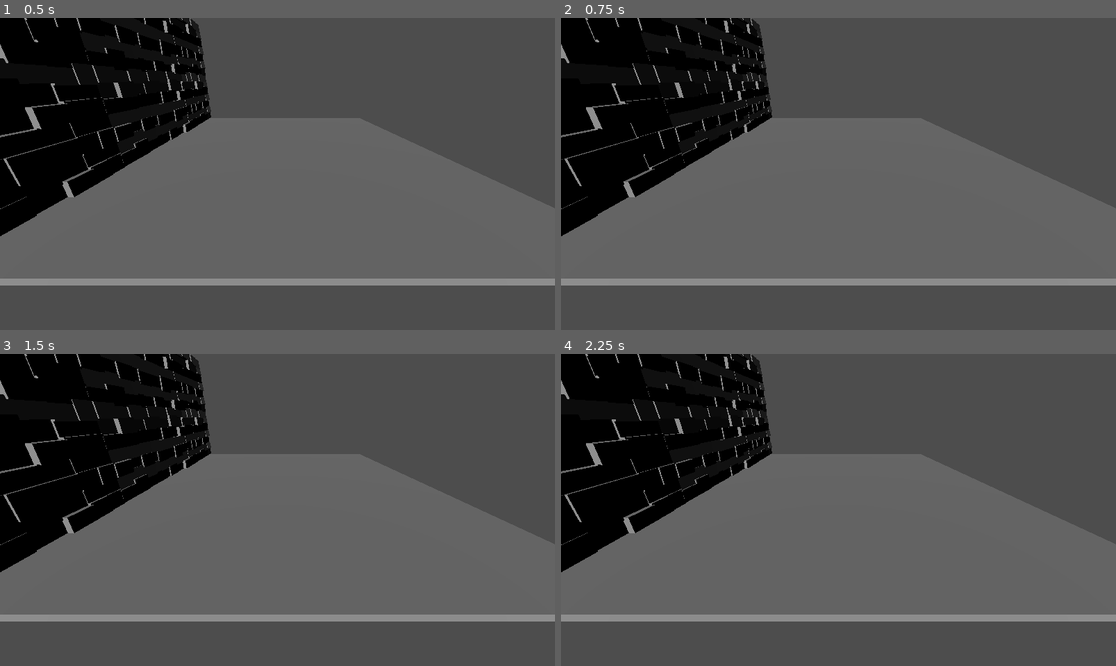
Above: before the commit, frames 1-4 (two rows, left to right).
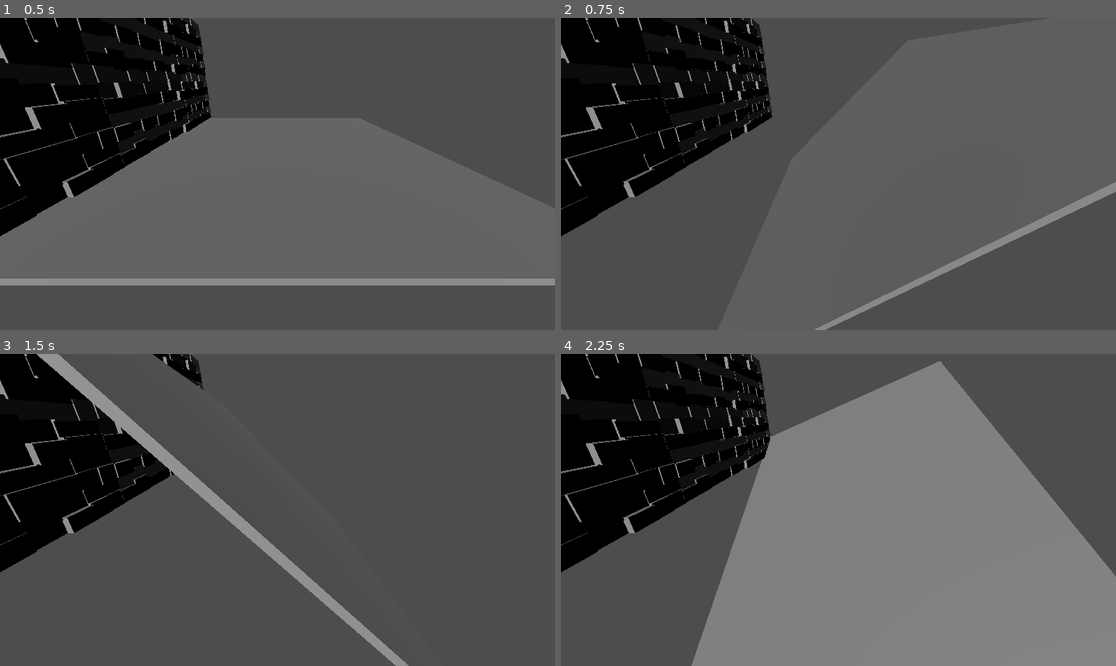
Above: after the commit, the same moments.

Repository: bam-squifi/gamejam-2025-bubbles
Game: Godot game, scene res://Leve_1.tscn
Same seed, same stepped clock (60 frames per second), same inputs: the game is played once before the commit and once after it.
Inputs (mouse positions are in pixels of both pictures, inside the frame that each line leads up to):
- Up to frame 1 (0.5 s): no input
- Up to frame 2 (0.75 s): tap Enter at 0.5 s; move the mouse to (960, 158) at 0.52 s; hold Right (plane_right) from 0.53 s (still down)
- Up to frame 3 (1.5 s): tap Space at 1.25 s; move the mouse to (166, 525) at 1.27 s; release Right (plane_right) at 1.28 s; hold Down (plane_down) from 1.28 s (still down)
- Up to frame 4 (2.25 s): tap Enter at 2 s; move the mouse to (894, 441) at 2.02 s; release Down (plane_down) at 2.03 s; hold Right (plane_right) from 2.03 s (still down)

Frame 1 is identical in both runs. In frame 2, 3.6% of the frame differs, in the area x 0-100%, y 32-100%; in frame 3, 11%; in frame 4, 50%, in the area x 0-100%, y 2-100%.

Commit message:
ich habe bewegung gebaut

Diff:
--- a/base_movement.gd
+++ b/base_movement.gd
@@ -1,18 +1,22 @@
-extends Node3D  # Ensure the base class is correct
+extends CSGBox3D  # Root node
 
-# Exported variables for tuning tilt parameters in the editor
-@export var tilt_speed: float = 2.0
-@export var max_tilt_angle: float = 45.0
+# Variables for rotation control
+@export var sensitivity: float = 0.2  # Sensitivity of mouse movement
+@export var max_tilt_angle: float = 45.0  # Maximum tilt angle in degrees
+# To track current tilt angles
+var tilt_x: float = 0.0
+var tilt_z: float = 0.0
 
-@onready var csg_box: CSGBox3D = $CSGBox3D
-@onready var plane_body: StaticBody3D = $StaticBody3D
+func _input(event: InputEvent):
+	if event is InputEventMouseMotion:
+		# Map mouse motion to tilt
+		tilt_x -= event.relative.y * sensitivity  # Mouse Y controls pitch (X-axis rotation)
+		tilt_z += event.relative.x * sensitivity  # Mouse X controls roll (Z-axis rotation)
 
-func _process(delta: float):
-	# Read input
-	#print("Key pressed" + Input.get_action_strength("plane_left"))
-	var tilt_x = Input.get_action_strength("plane_down") - Input.get_action_strength("plane_up")
-	var tilt_z = Input.get_action_strength("plane_right") - Input.get_action_strength("plane_left")
+		# Clamp tilt angles to the max tilt angle
+		tilt_x = clamp(tilt_x, -max_tilt_angle, max_tilt_angle)
+		tilt_z = clamp(tilt_z, -max_tilt_angle, max_tilt_angle)
 
-	# Calculate new tilt angles
-	var new_tilt_x = clamp(tilt_x * tilt_speed, -max_tilt_angle, max_tilt_angle)
-	var new_tilt_z = clamp(tilt_z * tilt_speed, -max_tilt_angle, max_tilt_angle)
+		# Apply rotation to the CSGBox3D
+		self.rotation_degrees.x = tilt_x
+		self.rotation_degrees.z = tilt_z
